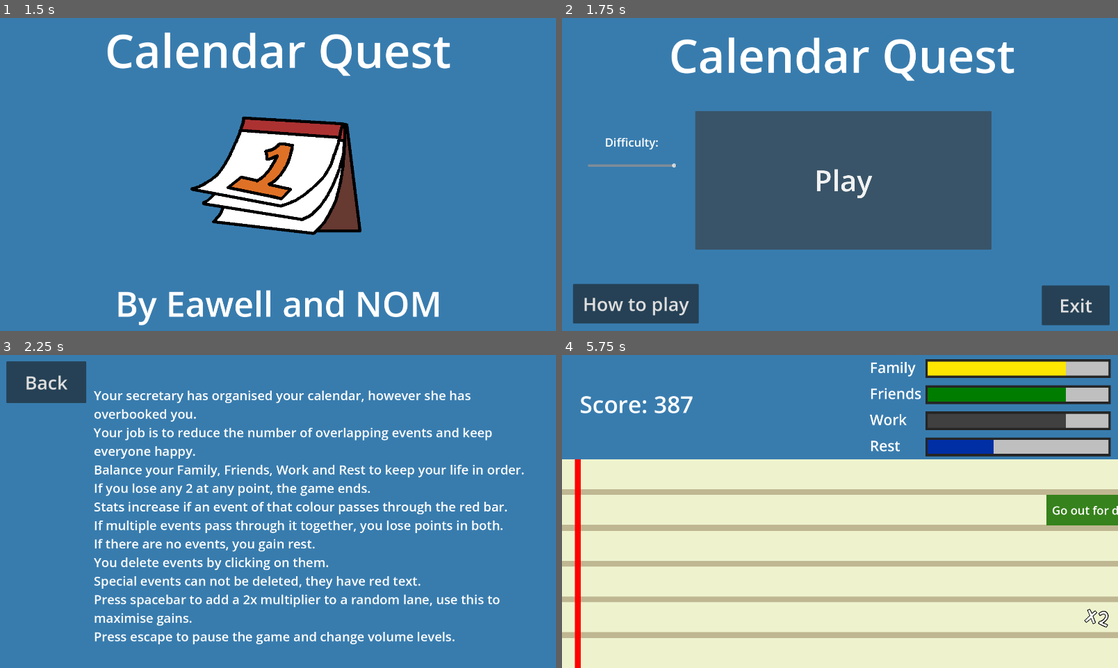
Above: before the commit, frames 1-4 (two rows, left to right).
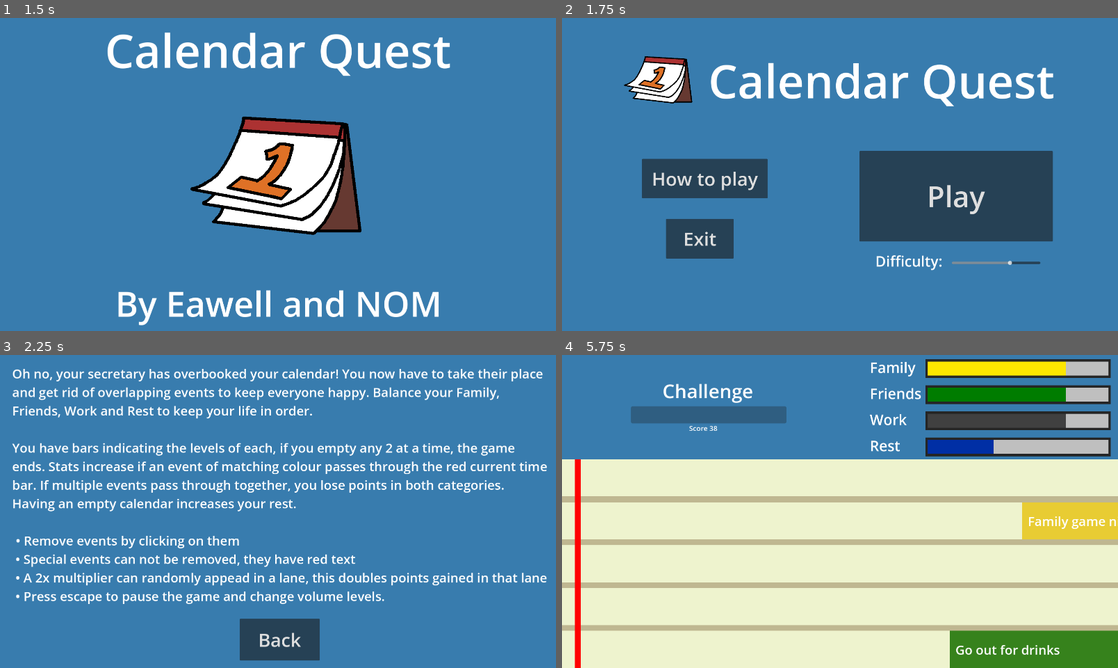
Above: after the commit, the same moments.

Repository: NOM1989/CalendarQuest
Game: Godot game, scene res://Scenes/intro.tscn
Two runs of this game, one before a commit and one after it. Both use one fixed random seed, a clock stepped at 60 frames per second and the inputs below. Sound files missing from this copy of the repository are replaced by a short silence.
Inputs:
- Up to frame 1 (1.5 s): tap Space (Spawn) at 0.6, 1.35 s
- Up to frame 2 (1.75 s): no input
- Up to frame 3 (2.25 s): click "How to play" at 2 s
- Up to frame 4 (5.75 s): click "Back" at 2.75 s; click "Play" at 3.5 s; tap Space (Spawn) at 4.35, 5.1 s

Frame 1 is identical in both runs. In frame 2, 31% of the frame differs, in the area x 2-99%, y 6-99%; in frame 3, 21%; in frame 4, 24%.

Commit message:
Final touches and improvments

Diff:
--- a/Scenes/instructions.tscn
+++ b/Scenes/instructions.tscn
@@ -11,30 +11,27 @@
 color = Color(0.219608, 0.486275, 0.682353, 1)
 
 [node name="Back" type="Button" parent="."]
-offset_left = 22.0
-offset_top = 22.0
-offset_right = 298.0
-offset_bottom = 166.0
+offset_left = 828.0
+offset_top = 910.0
+offset_right = 1104.0
+offset_bottom = 1054.0
 theme_override_font_sizes/font_size = 64
 text = "Back"
 
 [node name="Label" type="Label" parent="."]
-offset_left = 324.0
-offset_top = 108.0
-offset_right = 1865.0
-offset_bottom = 1099.0
+offset_left = 42.0
+offset_top = 33.0
+offset_right = 1903.0
+offset_bottom = 892.0
 theme_override_font_sizes/font_size = 44
-text = "Your secretary has organised your calendar, however she has overbooked you.
-Your job is to reduce the number of overlapping events and keep everyone happy.
-Balance your Family, Friends, Work and Rest to keep your life in order.
-If you lose any 2 at any point, the game ends.
-Stats increase if an event of that colour passes through the red bar.
-If multiple events pass through it together, you lose points in both.
-If there are no events, you gain rest.
-You delete events by clicking on them.
-Special events can not be deleted, they have red text.
-Press spacebar to add a 2x multiplier to a random lane, use this to maximise gains.
-Press escape to pause the game and change volume levels.
+text = "Oh no, your secretary has overbooked your calendar! You now have to take their place and get rid of overlapping events to keep everyone happy. Balance your Family, Friends, Work and Rest to keep your life in order.
+
+You have bars indicating the levels of each, if you empty any 2 at a time, the game ends. Stats increase if an event of matching colour passes through the red current time bar. If multiple events pass through together, you lose points in both categories. Having an empty calendar increases your rest.
+
+ • Remove events by clicking on them
+ • Special events can not be removed, they have red text
+ • A 2x multiplier can randomly appead in a lane, this doubles points gained in that lane
+ • Press escape to pause the game and change volume levels.
 "
 autowrap_mode = 2
 
--- a/Scenes/main.gd
+++ b/Scenes/main.gd
@@ -16,7 +16,8 @@
 # Adjust for difficulty
 var TRACKS = 6
 var track_height = (720 - line_height*(global.tracks-1)) / global.tracks
-var INTERVAL = 100
+var INTERVAL = 90
+var extras_interval = int(80 - global.tracks * 10)
 var EVENT_SPEED = 500
 
 @onready var stats = {
@@ -37,14 +38,14 @@
 	if Input.is_action_just_pressed("Exit"):
 		$PauseMenu.show()
 		get_tree().paused = true
-	if Input.is_action_just_pressed("Spawn"):
-		spawn_double()
+	#if Input.is_action_just_pressed("Spawn"):
+		#spawn_double()
 
 	for type in global.TYPES:
 		get_node("Stats/"+type+"/Bar").value = stats[type]
 	$Stats/rest/Bar.value = stats['rest']
 
-	$Score.text = "Score: " + str(score)
+	$Score.text = "Score " + str(score/10)
 
 	if on_a_roll:
 		score += 1
@@ -65,11 +66,18 @@
 		spawn_event()
 		spawn_occured = 1
 		count = 0
-	if !spawn_occured && count % 40 == 0:
+		INTERVAL = max(INTERVAL - 1, 20)
+		EVENT_SPEED = min(EVENT_SPEED+5, 1500)
+		$ChallengeBar.value = ((90 - INTERVAL) * EVENT_SPEED * 100) / (70*1500)
+	if !spawn_occured && count % extras_interval == 0:
 		randomize()
 		if randi_range(0, 4) == 4:
 			spawn_event()
 			spawn_occured = 1
+	if double_life == 0 && count % 20 == 0:
+		randomize()
+		if randi_range(0, 150) == 1:
+			spawn_double()
 
 	# Run the double lane timer
 	if double_life:
@@ -126,7 +134,7 @@
 		event_instance.LANE = selected_lane
 		event_instance.speed = EVENT_SPEED
 		randomize()
-		if randi_range(1,50) == 1:
+		if randi_range(1,35) == 1:
 			event_instance.special = true
 		else:
 			event_instance.special = false
@@ -195,10 +203,10 @@
 	$AnimationPlayer2.play("Shake")
 
 func finish():
-	global.score = score
+	global.score = score/10
 	get_tree().change_scene_to_file("res://Scenes/finished.tscn")
 
-
-func _on_timer_2_timeout():
-	INTERVAL -= 3
-	EVENT_SPEED += 50
+# Added more granular changes to game loop instead
+#func _on_timer_2_timeout():
+#	INTERVAL -= 3
+#	EVENT_SPEED += 50
--- a/Scenes/main.tscn
+++ b/Scenes/main.tscn
@@ -499,16 +499,30 @@
 }
 
 [node name="Score" type="Label" parent="."]
-offset_left = 61.0
-offset_top = 114.0
-offset_right = 273.0
-offset_bottom = 224.0
-theme_override_font_sizes/font_size = 80
-text = "Score: "
+offset_left = 439.0
+offset_top = 236.0
+offset_right = 523.0
+offset_bottom = 273.0
+theme_override_font_sizes/font_size = 24
+text = "Score 0"
 
 [node name="Timer2" type="Timer" parent="."]
 wait_time = 10.0
-autostart = true
+
+[node name="Challenge" type="Label" parent="."]
+offset_left = 347.0
+offset_top = 78.0
+offset_right = 660.0
+offset_bottom = 172.0
+theme_override_font_sizes/font_size = 66
+text = "Challenge"
+
+[node name="ChallengeBar" type="ProgressBar" parent="."]
+offset_left = 238.0
+offset_top = 177.0
+offset_right = 775.0
+offset_bottom = 236.0
+show_percentage = false
 
 [connection signal="timeout" from="Calendar/Timer" to="." method="_on_timer_timeout"]
 [connection signal="animation_finished" from="Calendar/double/AnimationPlayer" to="." method="_on_animation_player_animation_finished"]
--- a/Scenes/menu.tscn
+++ b/Scenes/menu.tscn
@@ -1,6 +1,7 @@
-[gd_scene load_steps=3 format=3 uid="uid://crrrxo652cnbb"]
+[gd_scene load_steps=4 format=3 uid="uid://crrrxo652cnbb"]
 
 [ext_resource type="Script" path="res://Scenes/menu.gd" id="1_4rp8a"]
+[ext_resource type="Texture2D" uid="uid://byjq8lpmak7jl" path="res://Sprites/Calendar.png" id="2_6e27e"]
 
 [sub_resource type="LabelSettings" id="LabelSettings_dtww3"]
 font_size = 160
@@ -14,26 +15,26 @@
 color = Color(0.219608, 0.486275, 0.682353, 1)
 
 [node name="Exit" type="Button" parent="."]
-offset_left = 1657.0
-offset_top = 923.0
-offset_right = 1891.0
-offset_bottom = 1060.0
+offset_left = 359.0
+offset_top = 693.0
+offset_right = 593.0
+offset_bottom = 830.0
 theme_override_font_sizes/font_size = 64
 text = "Exit"
 
 [node name="Play" type="Button" parent="."]
-offset_left = 460.0
-offset_top = 321.0
-offset_right = 1483.0
-offset_bottom = 799.0
+offset_left = 1027.0
+offset_top = 459.0
+offset_right = 1695.0
+offset_bottom = 771.0
 theme_override_font_sizes/font_size = 100
 text = "Play"
 
 [node name="How to play" type="Button" parent="."]
-offset_left = 38.0
-offset_top = 918.0
-offset_right = 472.0
-offset_bottom = 1054.0
+offset_left = 276.0
+offset_top = 486.0
+offset_right = 710.0
+offset_bottom = 622.0
 theme_override_font_sizes/font_size = 64
 text = "How to play"
 
@@ -41,30 +42,35 @@
 anchors_preset = 5
 anchor_left = 0.5
 anchor_right = 0.5
-offset_left = -591.0
-offset_top = 17.0
-offset_right = 607.0
-offset_bottom = 239.0
+offset_left = -455.0
+offset_top = 105.0
+offset_right = 743.0
+offset_bottom = 327.0
 grow_horizontal = 2
 text = "Calendar Quest"
 label_settings = SubResource("LabelSettings_dtww3")
 
 [node name="HSlider" type="HSlider" parent="."]
-offset_left = 89.0
-offset_top = 501.0
-offset_right = 395.0
-offset_bottom = 517.0
-min_value = 1.0
+offset_left = 1346.0
+offset_top = 837.0
+offset_right = 1652.0
+offset_bottom = 853.0
+min_value = 3.0
 max_value = 6.0
-value = 6.0
+value = 5.0
 
 [node name="Label2" type="Label" parent="."]
-offset_left = 148.0
-offset_top = 401.0
-offset_right = 332.0
-offset_bottom = 459.0
-theme_override_font_sizes/font_size = 40
+offset_left = 1082.0
+offset_top = 804.0
+offset_right = 1315.0
+offset_bottom = 876.0
+theme_override_font_sizes/font_size = 50
 text = "Difficulty:"
+
+[node name="Calendar" type="Sprite2D" parent="."]
+position = Vector2(344, 217)
+scale = Vector2(0.399167, 0.399167)
+texture = ExtResource("2_6e27e")
 
 [connection signal="pressed" from="Exit" to="." method="_on_exit_pressed"]
 [connection signal="pressed" from="Play" to="." method="_on_play_pressed"]
